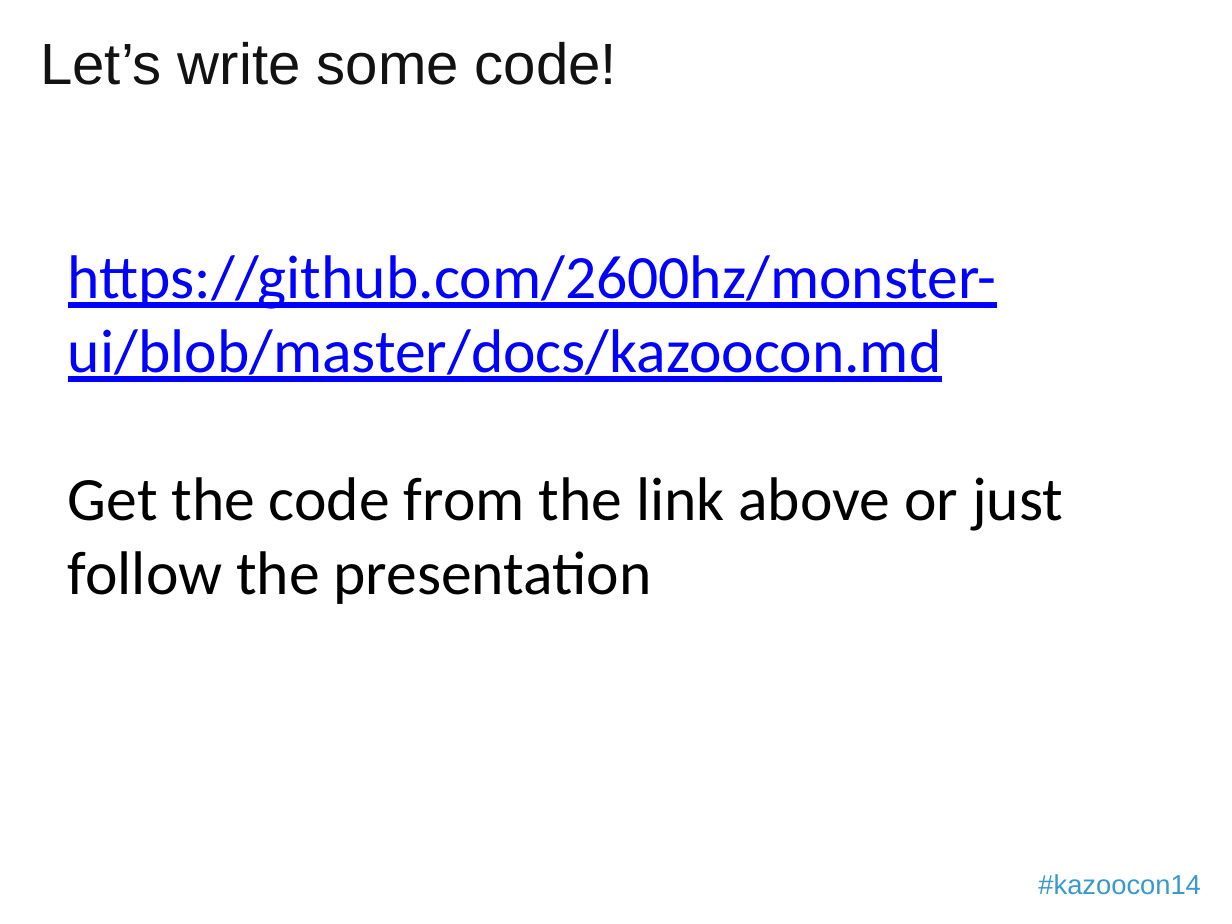
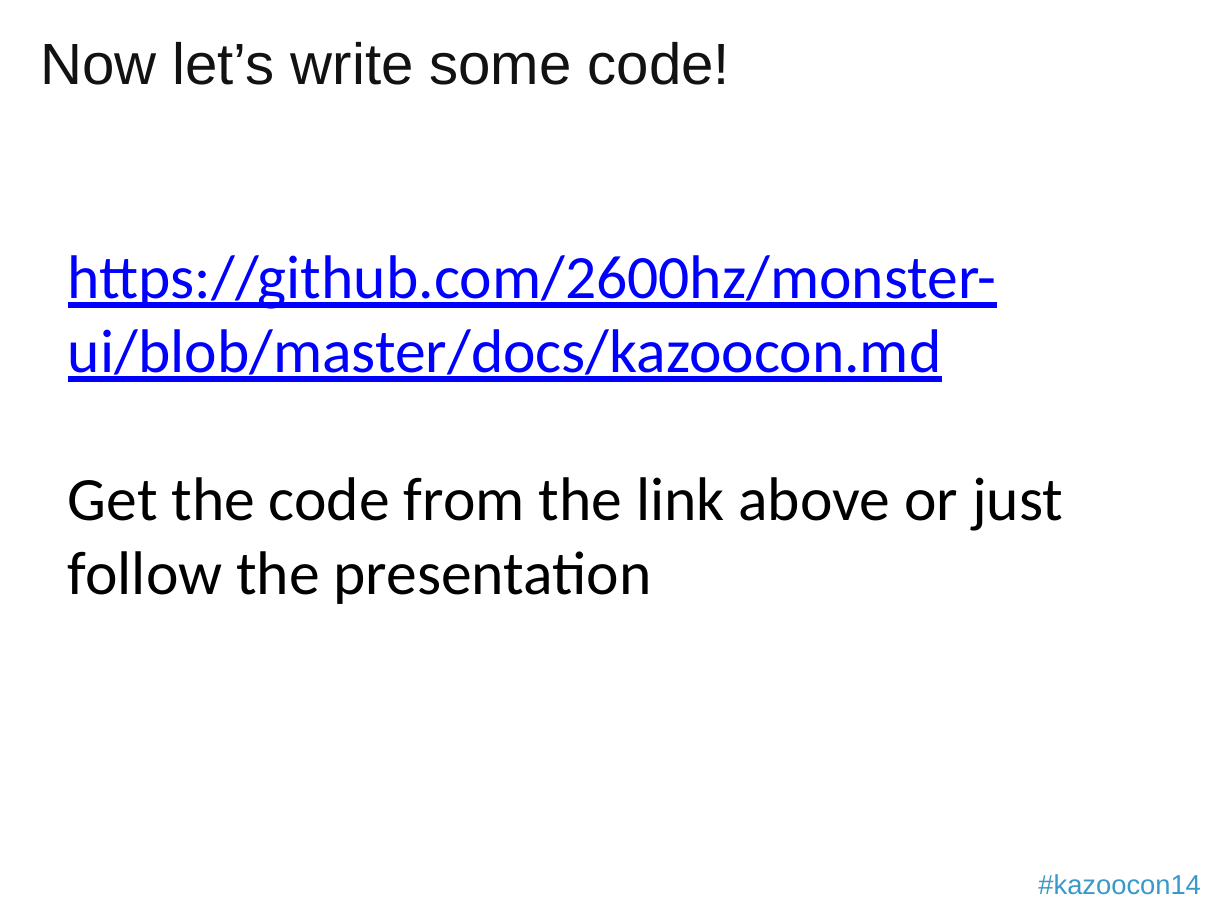
Before and after one commit to 2600hz/monster-ui, a slide deck: slide 11 of apps/demo_done/presentation.pptx (slide 3 before the commit). Drawn at 1232x924 pixels with LibreOffice and Linux fonts; fonts in the diff are those of the drawing; background and template pictures are left out. Boxes give left, top, right and bottom in pixels: in the first picture for what was removed or moved away, otherwise in the second. Text is boxed around its words. In the diff, an @@ line names an element or a change of style, - is before the commit and + after.

```diff
--- a/apps/demo_done/presentation.pptx
+++ b/apps/demo_done/presentation.pptx
@@ title at <box>40,42,730,85</box>: text changed @@
-Let’s write some code!
+Now let’s write some code!
```
Also in this commit, not shown: 1 other slide changed, 16 slides added, 1 slide removed.
